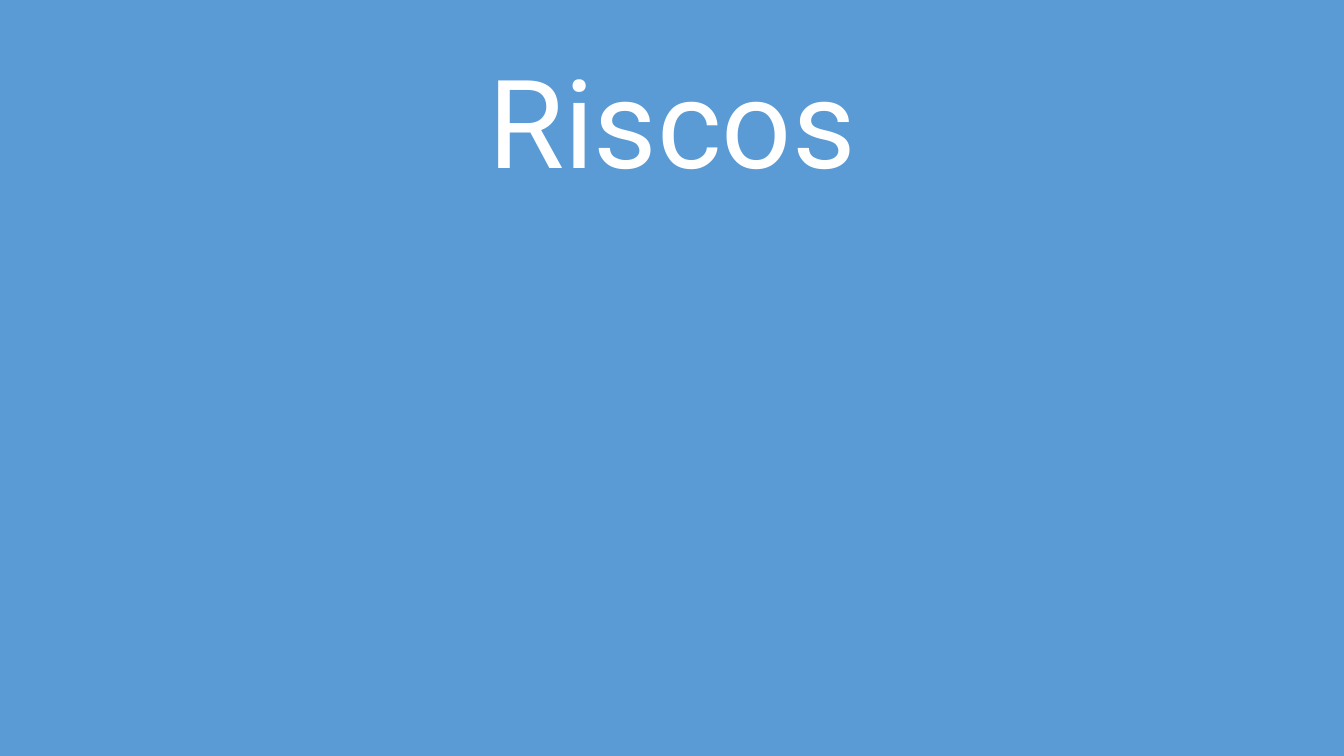
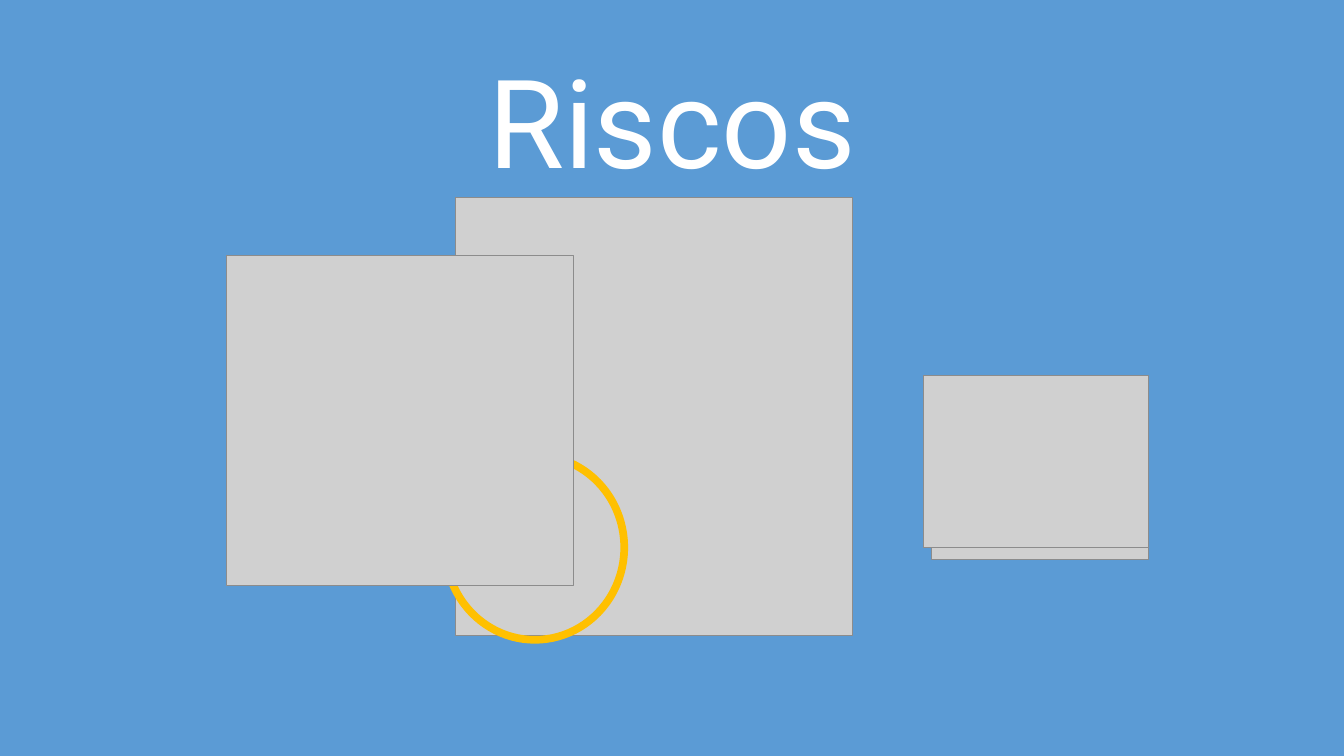
Before and after one commit to asilvaigor/HackTheWorld, a slide deck: slide 7 of ppt/TopBeer.pptx (slide 6 before the commit). Drawn at 1344x756 pixels with LibreOffice and Linux fonts; fonts in the diff are those of the drawing; grey boxes stand for pictures; background and template pictures are left out. Boxes give left, top, right and bottom in pixels: in the first picture for what was removed or moved away, otherwise in the second. Text is boxed around its words. In the diff, an @@ line names an element or a change of style, - is before the commit and + after.

```diff
--- a/ppt/TopBeer.pptx
+++ b/ppt/TopBeer.pptx
@@ picture added at (x1=456, y1=198, x2=852, y2=636) @@
@@ picture added at (x1=226, y1=255, x2=574, y2=586) @@
@@ picture added at (x1=924, y1=376, x2=1149, y2=547) @@
@@ picture added at (x1=932, y1=420, x2=1149, y2=559) @@
@@ ellipse added at (x1=446, y1=456, x2=624, y2=640), outline #FFC000 5.5 pt @@
```
Also in this commit, not shown: 1 other slide changed, 1 slide added.
